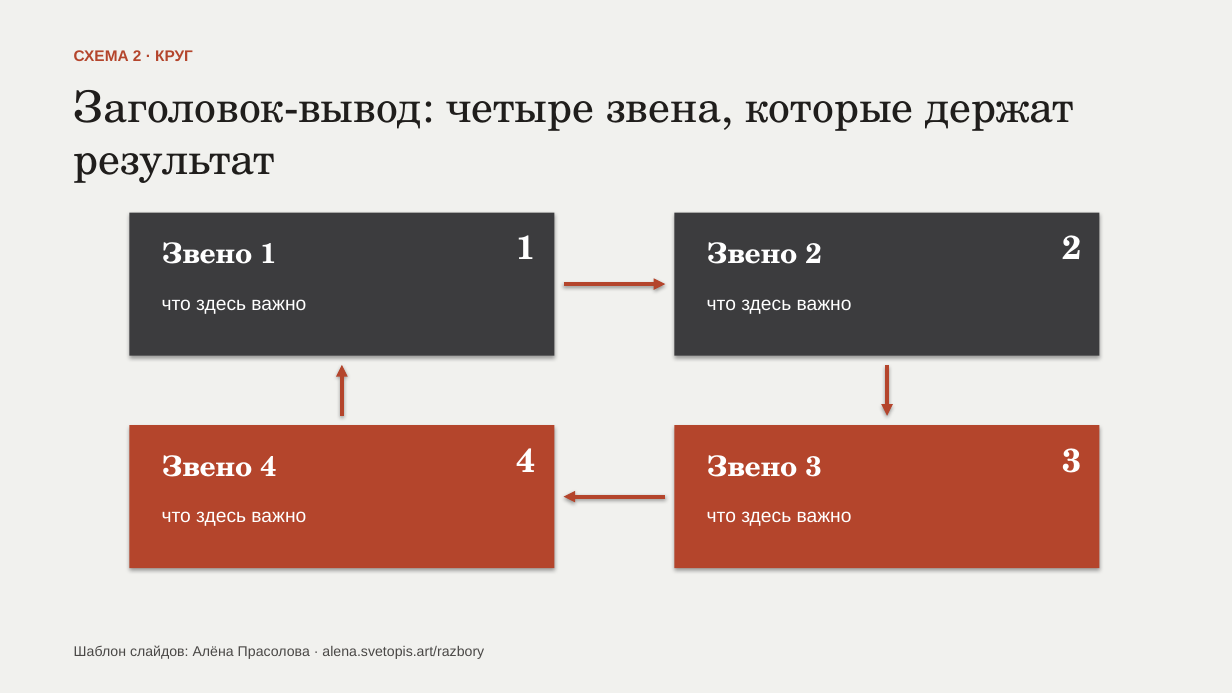
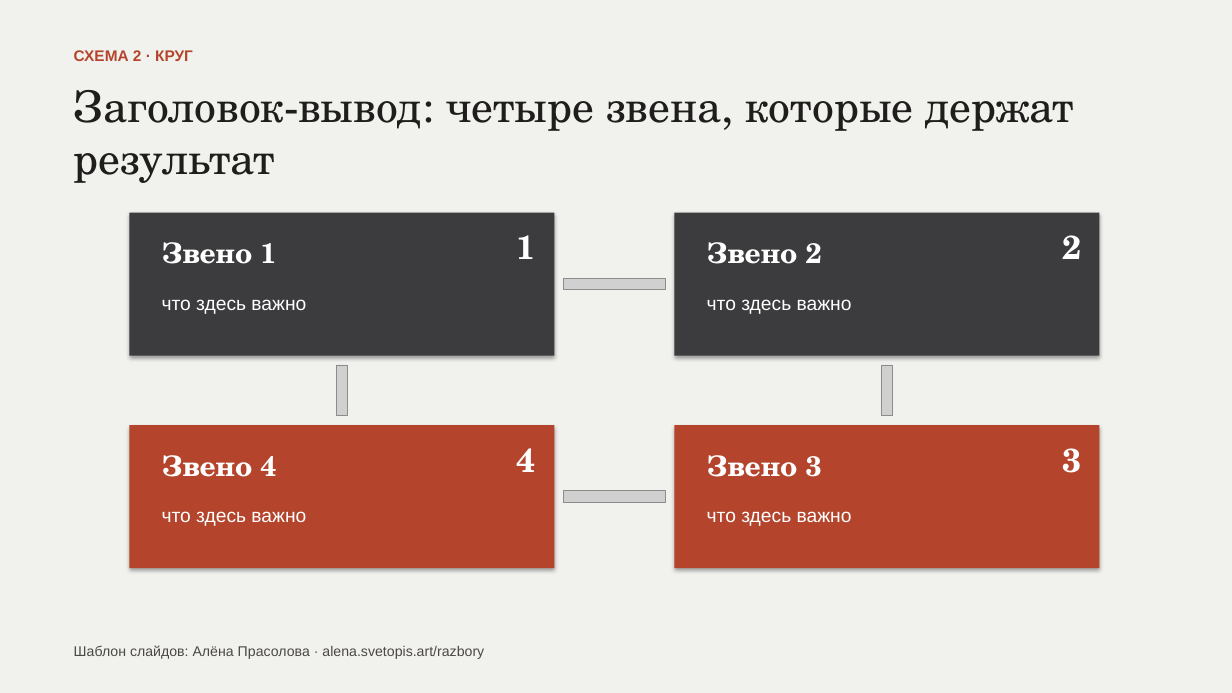
Before and after one commit to AlenaPrasol/vizitka-alena, a slide deck: slide 3 of razbory/3-oshibki-slaydov/fayly/4-shemy-vmesto-abzaca.pptx. Drawn at 1232x693 pixels with LibreOffice and Linux fonts; fonts in the diff are those of the drawing; grey boxes stand for pictures. Boxes give left, top, right and bottom in pixels: in the first picture for what was removed or moved away, otherwise in the second. Text is boxed around its words. In the diff, an @@ line names an element or a change of style, - is before the commit and + after.

```diff
--- a/razbory/3-oshibki-slaydov/fayly/4-shemy-vmesto-abzaca.pptx
+++ b/razbory/3-oshibki-slaydov/fayly/4-shemy-vmesto-abzaca.pptx
@@ arrow removed from (564, 285) to (665, 285) @@
@@ picture added at [564, 278, 665, 289] @@
@@ picture added at [336, 365, 348, 416] @@
@@ arrow removed from (342, 416) to (342, 365) @@
@@ picture added at [882, 365, 893, 416] @@
@@ arrow removed from (887, 365) to (887, 416) @@
@@ arrow removed from (665, 497) to (564, 497) @@
@@ picture added at [564, 491, 665, 502] @@
```
Also in this commit, not shown: 1 other slide changed, 2 other files.
